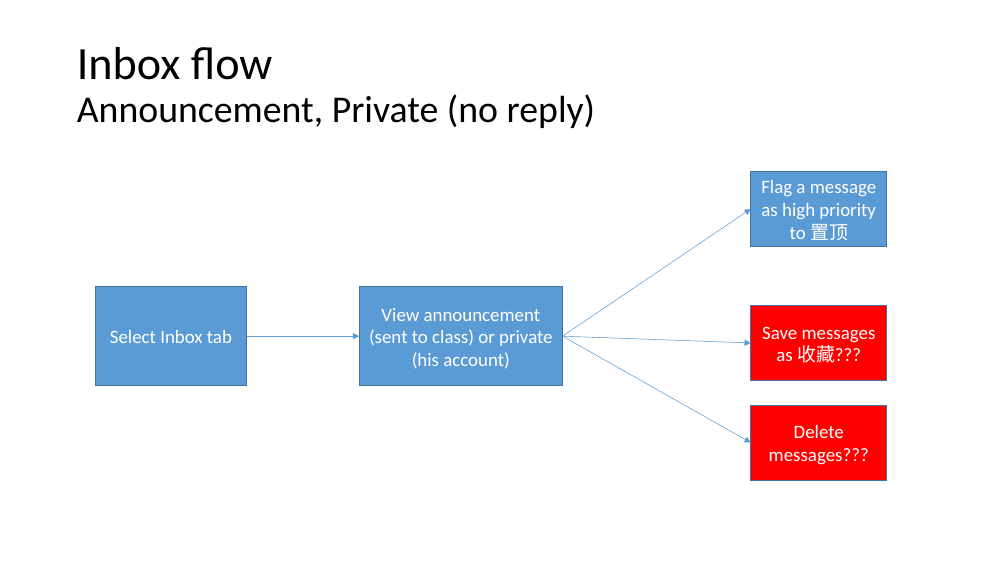
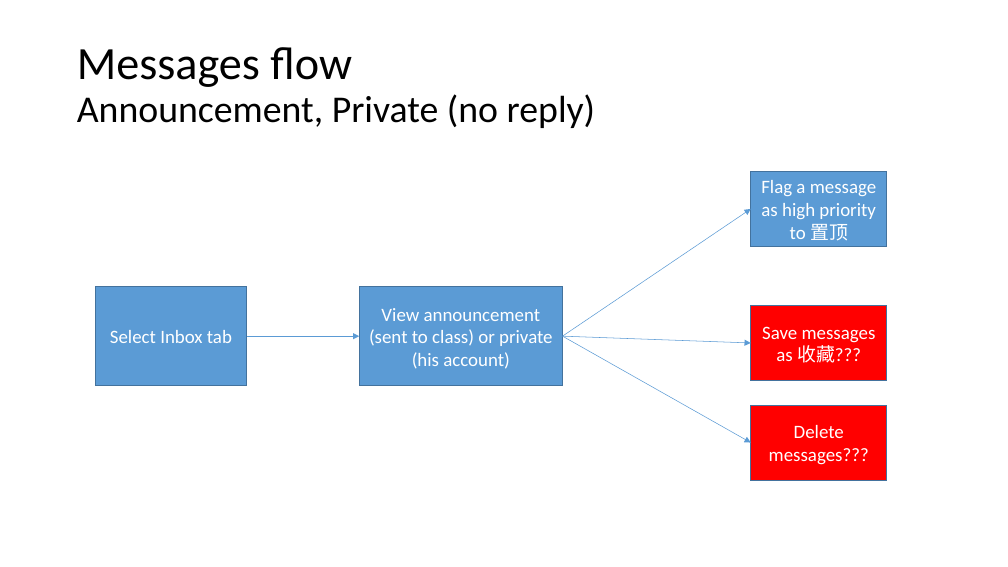
Before and after one commit to joechina/eclasso2o, a slide deck: slide 5 of Parrot-Wireframe/Students flow.pptx (slide 6 before the commit). Drawn at 1008x567 pixels with LibreOffice and Linux fonts; fonts in the diff are those of the drawing. Boxes give left, top, right and bottom in pixels: in the first picture for what was removed or moved away, otherwise in the second. Text is boxed around its words. In the diff, an @@ line names an element or a change of style, - is before the commit and + after.

Commit message:
update for first experience flow

```diff
--- a/Parrot-Wireframe/Students flow.pptx
+++ b/Parrot-Wireframe/Students flow.pptx
@@ title at [77, 47, 595, 128]: text changed @@
-Inbox flow
-Announcement, Private (no reply)
+Messages flow
+Announcement, Private (no reply)
```
Also in this commit, not shown: 4 other slides changed, 1 slide added, 2 slides removed.
